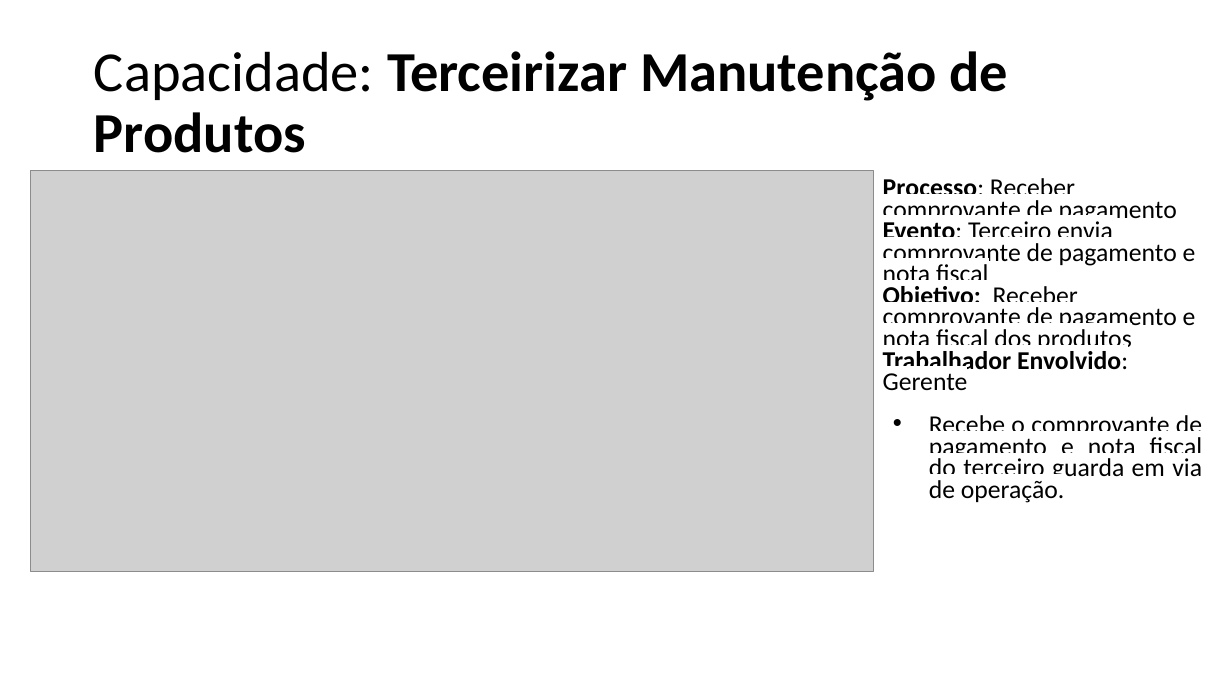
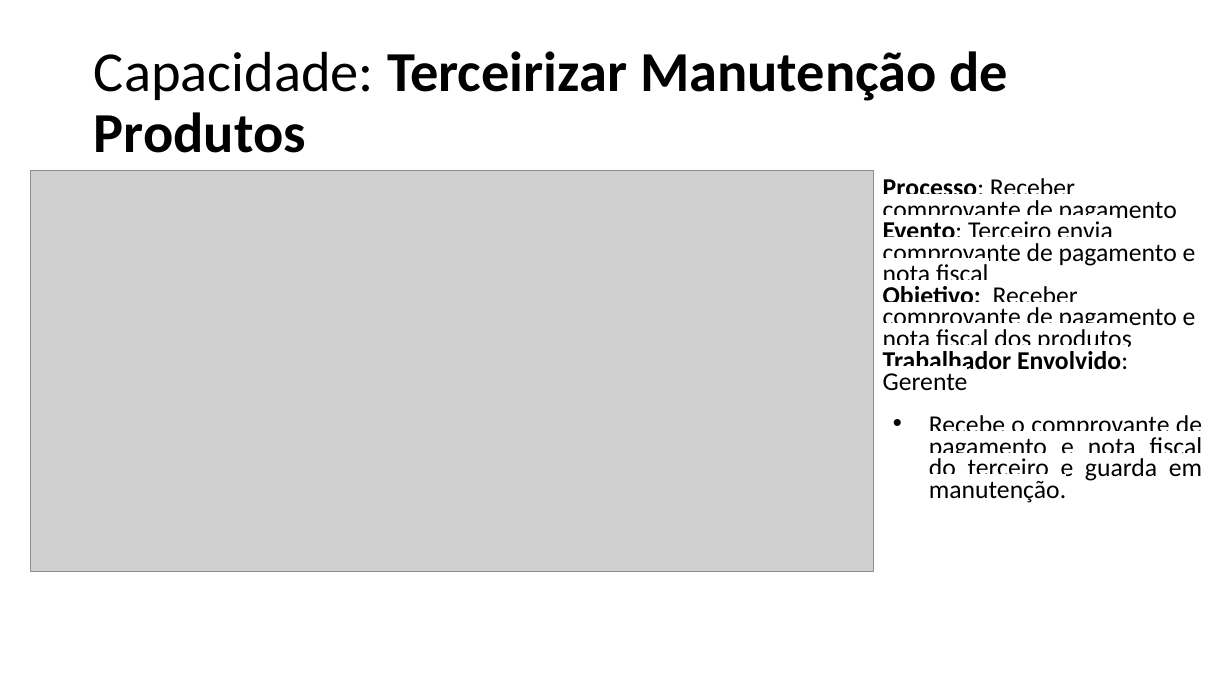
Before and after one commit to emersonsoaresdasilva/projeto-ope, a slide deck: slide 23 of 18-Descrição dos Processos de Negócio.pptx. Drawn at 1232x693 pixels with LibreOffice and Linux fonts; fonts in the diff are those of the drawing; grey boxes stand for pictures. Boxes give left, top, right and bottom in pixels: in the first picture for what was removed or moved away, otherwise in the second. Text is boxed around its words. In the diff, an @@ line names an element or a change of style, - is before the commit and + after.

```diff
--- a/18-Descrição dos Processos de Negócio.pptx
+++ b/18-Descrição dos Processos de Negócio.pptx
@@ text at (929, 415, 1202, 503): text changed @@
-• Recebe o comprovante de pagamento e nota fiscal do terceiro guarda em via de operação.
+• Recebe o comprovante de pagamento e nota fiscal do terceiro e guarda em manutenção.
```
Also in this commit, not shown: 22 other slides changed, 13 other files.
